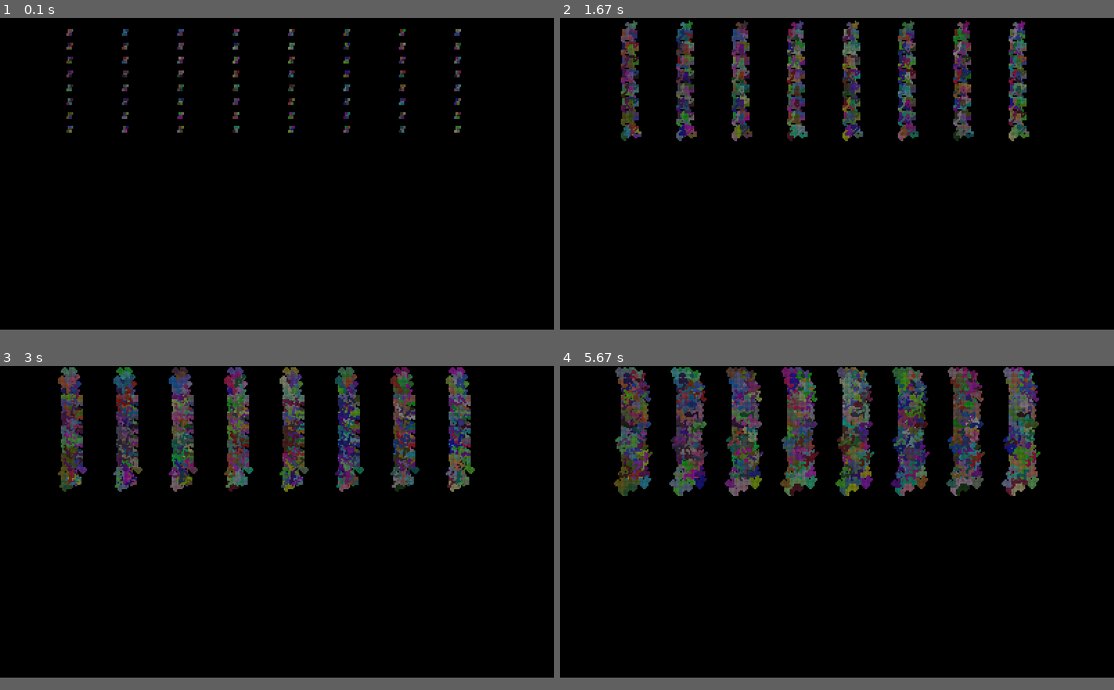
Above: before the commit, frames 1-4 (two rows, left to right).
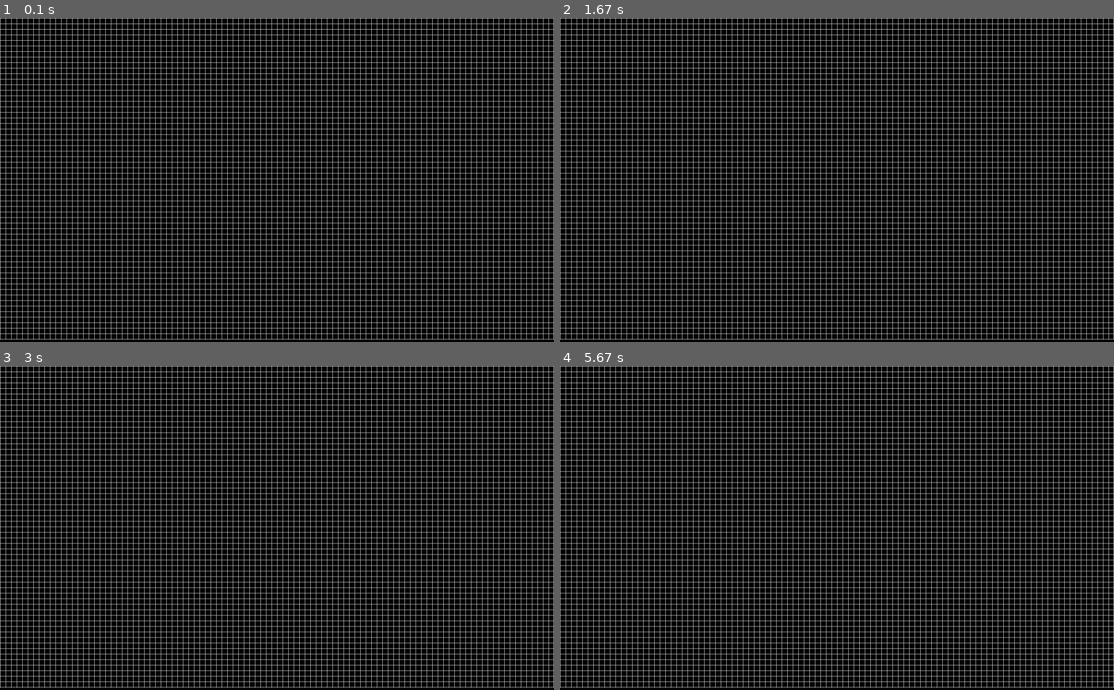
Above: after the commit, the same moments.

Repository: shogun-mar/Langton-s-Ant-Pygame
Game: pygame game, started from grid.py
The game is run twice, just before and just after one commit, with the same random seed, the same clock (stepped at 60 frames per second) and the same inputs.
Inputs:
- Up to frame 1 (0.1 s): no input
- Up to frame 2 (1.67 s): tap Space at 0.33 s
- Up to frame 3 (3 s): no input
- Up to frame 4 (5.67 s): no input
The window is 900x506 before the commit and 900x526 after it. Grey fills any space a smaller window leaves; there, only what the larger window draws over its background counts as a difference.

The runs differ from the first frame. In frame 1, 29% of the frame differs, in the area x 0-100%, y 0-100%; in frame 2, 34%; in frame 3, 36%; in frame 4, 39%.

Commit message:
customize simulation through gui

Diff:
--- /dev/null
+++ b/customizable.py
@@ -0,0 +1,36 @@
+import pygame
+from collections import deque
+from random import choice, randrange
+
+class Ant:
+    def __init__(self, app, pos, color, shape):
+        self.app = app
+        self.color = color
+        self.x, self.y = pos
+        self.shape = shape
+        self.increments = deque([(1, 0), (0, 1), (-1, 0), (0, -1)])
+
+    def run(self):
+        if 0 <= self.x < self.app.COLS and 0 <= self.y < self.app.ROWS:
+            value = self.app.grid[self.y][self.x]
+            self.app.grid[self.y][self.x] = not value
+
+            SIZE = self.app.CELL_SIZE
+            rect = self.x * SIZE, self.y * SIZE, max(SIZE - 1, 1), max(SIZE - 1, 1)
+
+            if not value:
+                if self.shape == 'square': pygame.draw.rect(self.app.screen, self.color, rect)
+                else: pygame.draw.circle(self.app.screen, self.color, (self.x * SIZE + SIZE // 2, self.y * SIZE + SIZE // 2), SIZE // 2)
+            else:
+                if self.shape == 'square': pygame.draw.rect(self.app.screen, 'white', rect)
+                else: pygame.draw.circle(self.app.screen, 'white', (self.x * SIZE + SIZE // 2, self.y * SIZE + SIZE // 2), SIZE // 2)
+
+            self.increments.rotate(1) if value else self.increments.rotate(-1)
+            dx, dy = self.increments[0]
+            self.x = (self.x + dx) % self.app.COLS
+            self.y = (self.y + dy) % self.app.ROWS
+
+    @staticmethod
+    def get_color():
+        channel = lambda: randrange(30, 220) #Lambda function that returns a random number between 30 and 220
+        return channel(), channel(), channel()
--- a/experiment.py
+++ b/grid.py
@@ -17,10 +17,7 @@
             SIZE = self.app.CELL_SIZE
             rect = self.x * SIZE, self.y * SIZE, max(SIZE - 1, 1), max(SIZE - 1, 1)
 
-            if not value:
-                pygame.draw.rect(self.app.screen, self.color, rect)
-            else:
-                pygame.draw.rect(self.app.screen, self.color, rect)
+            pygame.draw.rect(self.app.screen, self.color, rect)
 
             self.increments.rotate(1) if value else self.increments.rotate(-1)
             dx, dy = self.increments[0]
@@ -33,30 +30,17 @@
         return channel(), channel(), channel()
 
 class App:
-    def __init__(self, WIDTH = 1600, HEIGHT = 900, CELL_SIZE = 4, NUM_ANTS = 400):
+    def __init__(self, CELL_SIZE = 16, NUM_ANTS = 400):
         pygame.init()
+        WIDTH, HEIGHT = CELL_SIZE * 100, CELL_SIZE * 55 + (CELL_SIZE + 40) # Add 40 pixels to the height to make space for the color bar
         self.screen = pygame.display.set_mode([WIDTH, HEIGHT])
         self.clock = pygame.time.Clock()
+
+        self.is_placement_phase = True
 
         self.CELL_SIZE = CELL_SIZE
         self.ROWS, self.COLS = HEIGHT // CELL_SIZE, WIDTH // CELL_SIZE
         self.grid = [[0 for col in range(self.COLS)] for row in range(self.ROWS)]
-
-        self.ants = []
-
-        GROUP_COLS = 8
-        GROUP_ROWS = 8
-
-        X_OFFSET = 40
-        Y_OFFSET = 10
-
-        for i in range(GROUP_ROWS):
-            for j in range(GROUP_COLS):
-                for _ in range(NUM_ANTS // (GROUP_COLS * GROUP_ROWS)):
-                    ant = Ant(self, pos=[50 + j * X_OFFSET, Y_OFFSET + i * Y_OFFSET], color=Ant.get_color())
-                    self.ants.append(ant)
-
-                #self.ants = [Ant(self, pos=[randrange(self.COLS), randrange(self.ROWS)], color='white') for _ in range(NUM_ANTS)]
 
     def run(self):
         while True:
@@ -64,14 +48,35 @@
                 if event.type == pygame.QUIT:
                     pygame.quit()
                     exit()
+                if event.type == pygame.KEYDOWN:
+                    if event.key == pygame.K_SPACE and self.is_placement_phase:
+                        self.is_placement_phase = False
+                if event.type == pygame.MOUSEBUTTONDOWN and event.button == 1 and self.is_placement_phase:
+                    x, y = event.pos
+                    col, row = x // self.CELL_SIZE, y // self.CELL_SIZE
+                    self.grid[row][col] = not self.grid[row][col]
 
             pygame.display.set_caption(f'Langton\'s Ant Simulation - FPS: {int(self.clock.get_fps())}')
 
-            [ant.run() for ant in self.ants]
+            if self.is_placement_phase:
+                self.draw_selection_grid()
+
+            #[ant.run() for ant in self.ants]
 
             pygame.display.flip()
             self.clock.tick()
 
+    def draw_selection_grid(self):
+        for row in range(self.ROWS):
+            for col in range(self.COLS):
+                pygame.draw.line(self.screen, 'white', (col * self.CELL_SIZE, 0), (col * self.CELL_SIZE, self.ROWS * self.CELL_SIZE))
+                pygame.draw.line(self.screen, 'white', (0, row * self.CELL_SIZE), (self.COLS * self.CELL_SIZE, row * self.CELL_SIZE))
+
+            # Draw the rightmost vertical line
+            pygame.draw.line(self.screen, 'white', (self.COLS * self.CELL_SIZE - 1, 0), (self.COLS * self.CELL_SIZE - 1, self.ROWS * self.CELL_SIZE))
+            # Draw the bottommost horizontal line
+            pygame.draw.line(self.screen, 'white', (0, self.ROWS * self.CELL_SIZE - 1), (self.COLS * self.CELL_SIZE, self.ROWS * self.CELL_SIZE - 1))
+
 if __name__ == "__main__":
     app = App()
     app.run()
